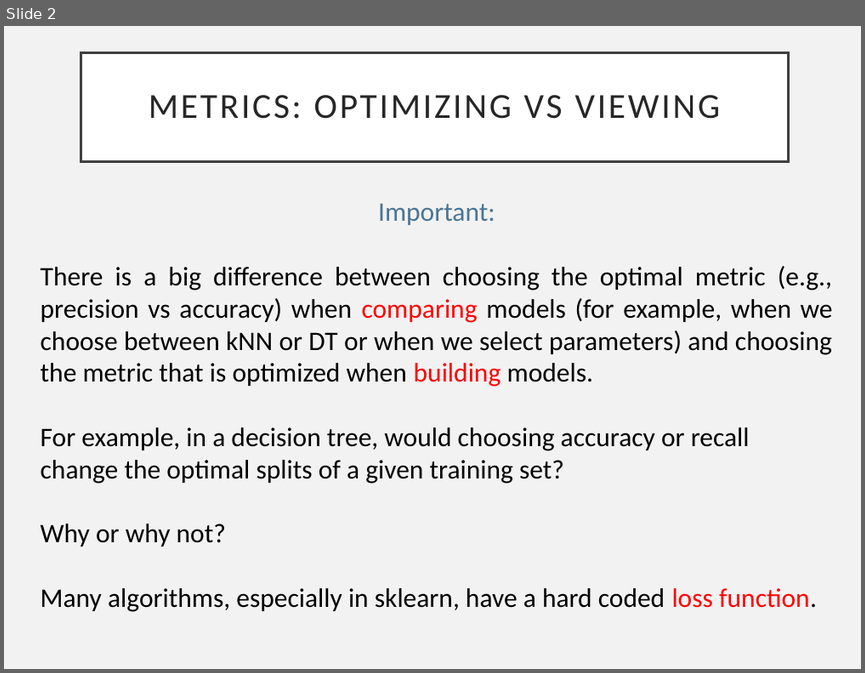
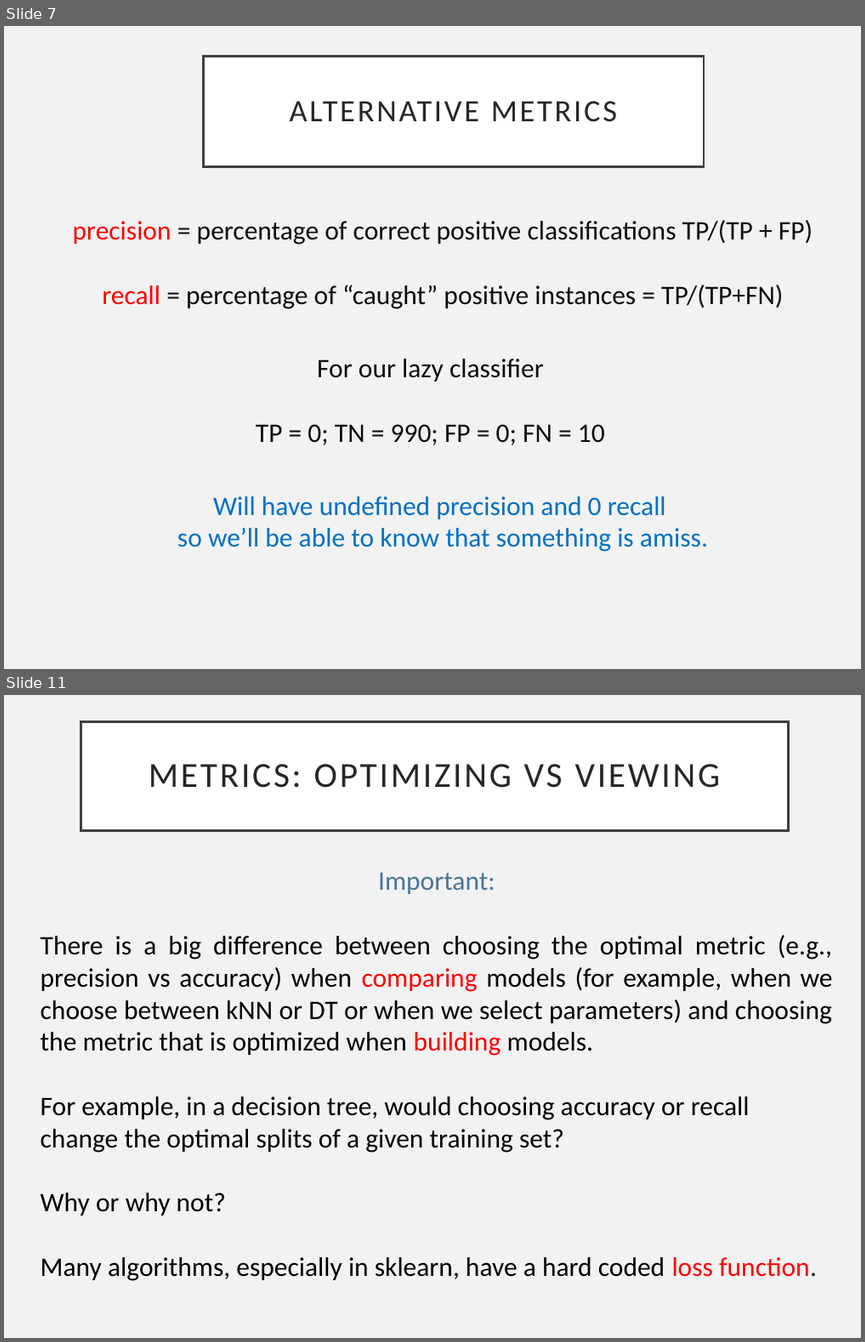
Before and after one commit to VaticanObsSummerSchool2023/lectures, a slide deck: VOSS_Diagnostics.pptx. Shown one above the other, each under a label of ours: slide 2 before the commit, slides 7 and 11 after it; the slides between them are not shown. The pictures are 865x673 and 865x1342 pixels, drawn with LibreOffice and Linux fonts; fonts in the diff are those of the drawing. Boxes give left, top, right and bottom in pixels: in the first picture for what was removed or moved away, otherwise in the second. Text is boxed around its words. In the diff, an @@ line names an element or a change of style, - is before the commit and + after.

```diff
--- a/VOSS_Diagnostics.pptx
+++ b/VOSS_Diagnostics.pptx
@@ slide 7 added at (4, 26, 861, 669), background #F2F2F2 @@
@@ title added at (204, 56, 704, 166), fill #FFFFFF, outline #404040 2.5 pt, 37 pt, text #262626 @@
+ALTERNATIVE METRICS
@@ text added at (73, 220, 812, 309), 32 pt, text #0D0D0D @@
+precision = percentage of correct positive classifications TP/(TP + FP)
+recall = percentage of “caught” positive instances = TP/(TP+FN)
@@ text added at (256, 358, 605, 445), 32 pt, text #0D0D0D @@
+For our lazy classifier
+TP = 0; TN = 990; FP = 0; FN = 10
@@ text added at (177, 496, 708, 551), 32 pt, text #0070C0 @@
+Will have undefined precision and 0 recall
+so we’ll be able to know that something is amiss.
@@ what was slide 2 is now slide 11 @@
```
Also in this commit, not shown: 18 other slides added, 1 other file.
